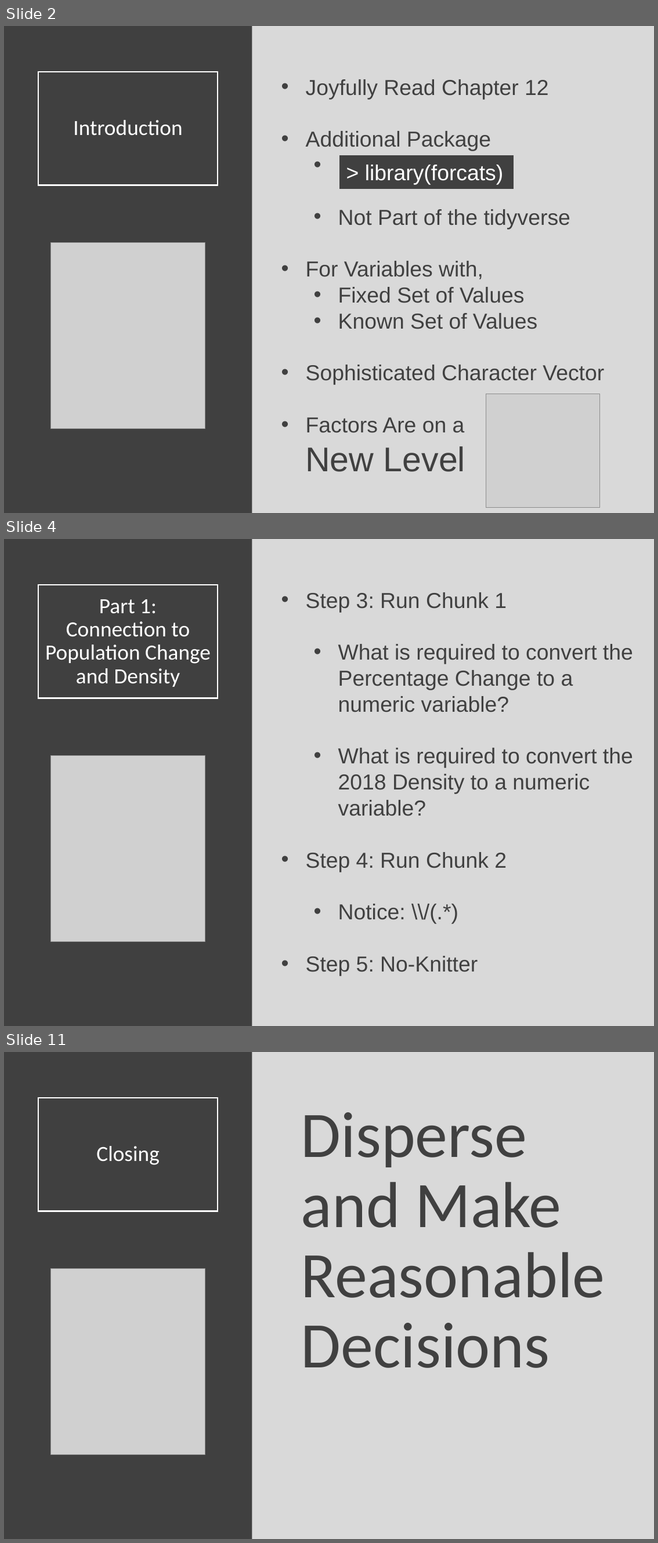
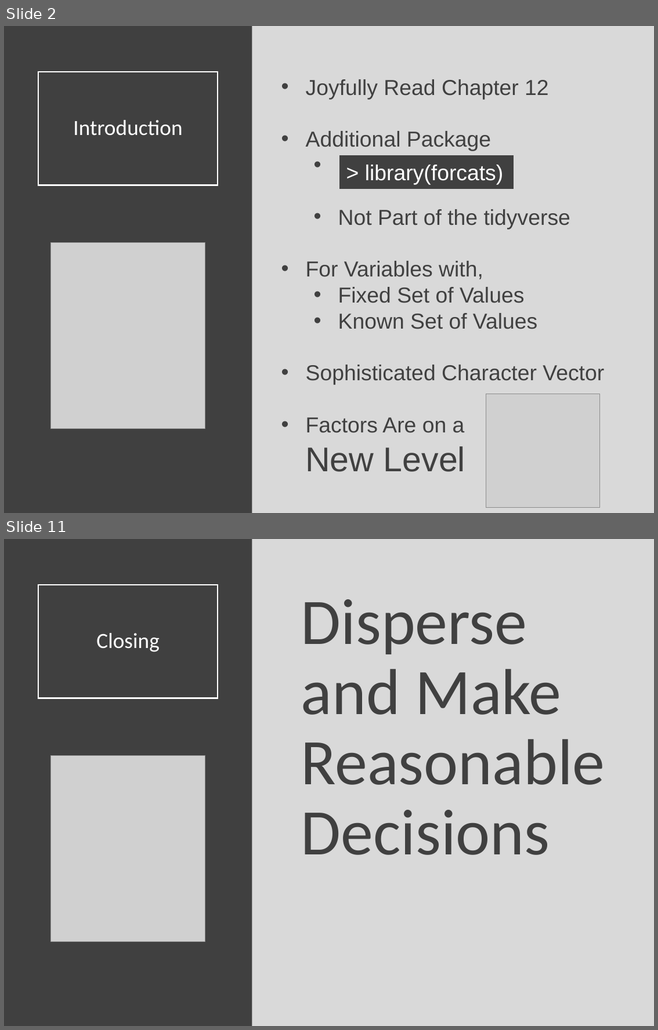
Before and after one commit to Yixf-Self/STOR320_WEBSITE, a slide deck: Lecture/Lecture 17/Lecture 17.pptx. Shown one above the other, each under a label of ours: slides 2, 4 and 11 before the commit, slides 2 and 11 after it; the slides between them are not shown. The pictures are 658x1543 and 658x1030 pixels, drawn with LibreOffice and Linux fonts; fonts in the diff are those of the drawing; grey boxes stand for pictures. Boxes give left, top, right and bottom in pixels: in the first picture for what was removed or moved away, otherwise in the second. Text is boxed around its words. In the diff, an @@ line names an element or a change of style, - is before the commit and + after.

```diff
--- a/Lecture/Lecture 17/Lecture 17.pptx
+++ b/Lecture/Lecture 17/Lecture 17.pptx
@@ slide 4 removed at (x1=4, y1=539, x2=654, y2=1026), background #D9D9D9 @@
@@ rectangle removed at (x1=4, y1=539, x2=252, y2=1026) @@
@@ title removed at (x1=38, y1=584, x2=217, y2=698) @@
-Part 1:
-Connection to Population Change and Density
@@ text removed at (x1=306, y1=592, x2=633, y2=976) @@
-• Step 3: Run Chunk 1
-  • What is required to convert the Percentage Change to a numeric variable?
-  • What is required to convert the 2018 Density to a numeric variable?
-• Step 4: Run Chunk 2
-  • Notice: \\/(.*)
-• Step 5: No-Knitter
@@ picture removed at (x1=51, y1=755, x2=205, y2=942) @@
```
Also in this commit, not shown: 1 slide changed, 7 slides added, 6 other slides removed, 5 other files.
